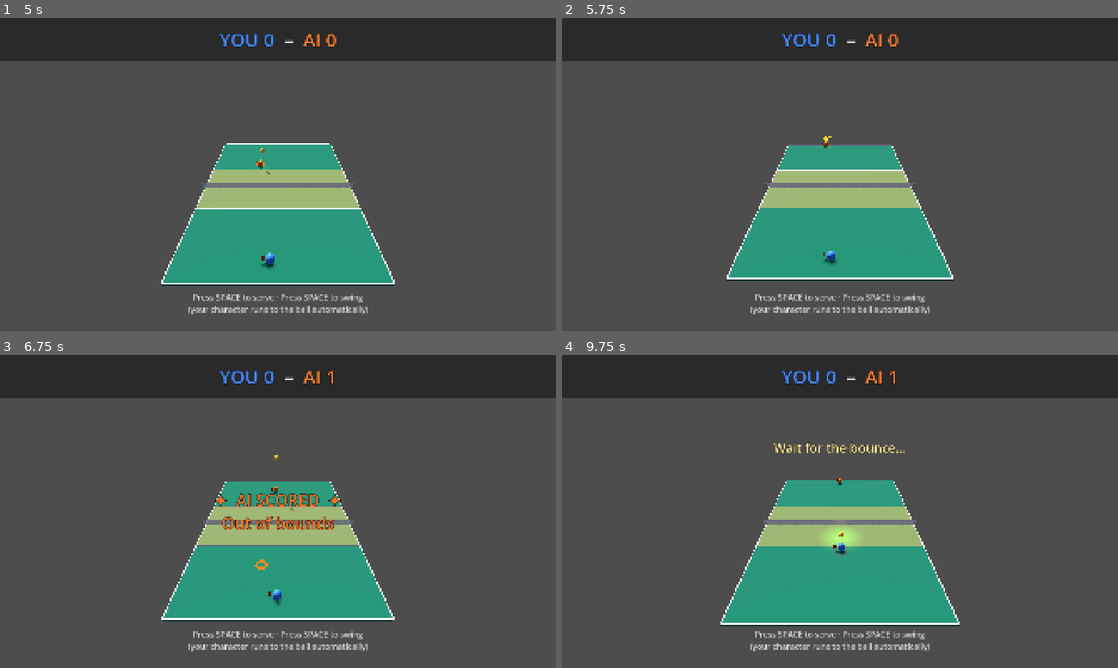
Above: before the commit, frames 1-4 (two rows, left to right).
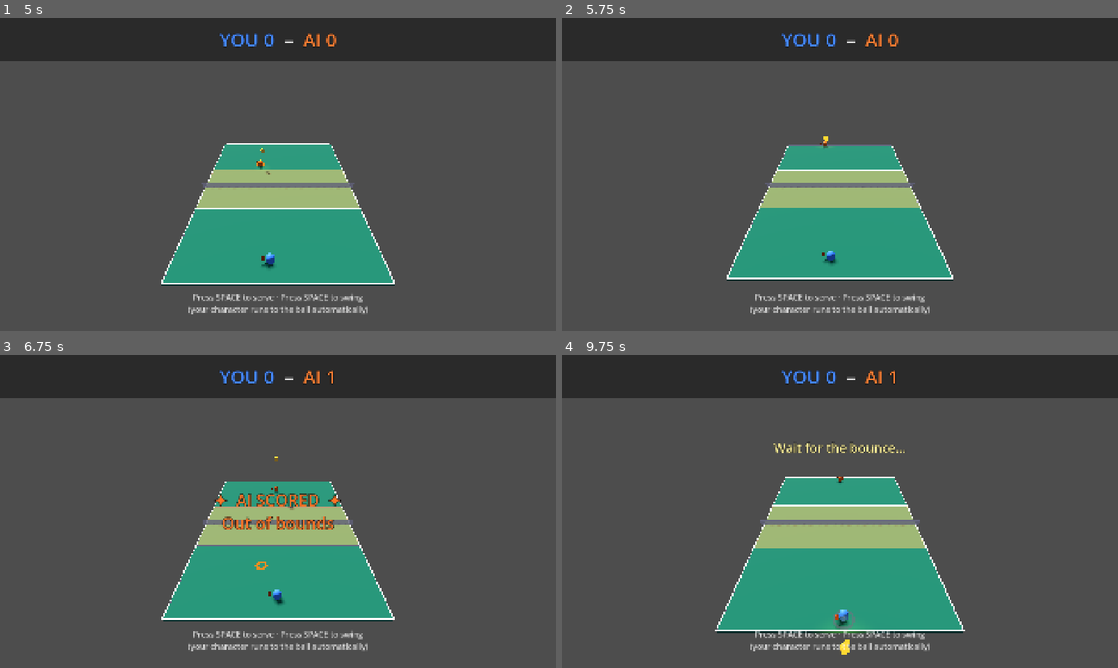
Above: after the commit, the same moments.

Repository: altafhssn/pickleball
Game: Godot game, scene res://scenes/Main.tscn
Same seed, same stepped clock (60 frames per second), same inputs: the game is played once before the commit and once after it.
Inputs (mouse positions are in pixels of both pictures, inside the frame that each line leads up to):
- Up to frame 1 (5 s): click "▲" at 0.5 s; click "◀" at 1.25 s; click "▶" at 2 s; click "▼" at 2.75 s; click "▶ Quick Match" at 3.5 s; tap Space at 4.25, 4.52 s; move the mouse to (400, 158) at 4.27 s; click (400, 158) at 4.42 s
- Up to frame 2 (5.75 s): tap Space at 5 s; drag from (728, 190) to (812, 237) at 5.02 s
- Up to frame 3 (6.75 s): tap Space at 5.75, 6.5 s; move the mouse to (333, 442) at 5.77 s; click (333, 442) at 5.92 s; drag from (250, 574) to (111, 464) at 6.52 s
- Up to frame 4 (9.75 s): tap Space at 7.25, 7.52, 8 s; move the mouse to (1006, 558) at 7.27 s; click (1006, 558) at 7.42 s; drag from (673, 464) to (756, 433) at 8.02 s; move the mouse to (867, 511) at 8.77 s; click (867, 511) at 8.92 s; drag from (756, 433) to (728, 527) at 9.52 s

Frame 1 is identical in both runs. In frame 2, less than 0.1% of the frame differs, in the area x 35-65%, y 37-78%; in frame 3, less than 0.1%; in frame 4, 3.1%, in the area x 27-73%, y 38-96%.

Commit message:
[physics] Thicken floor collision so the ball can't tunnel through
User: serves are getting flagged Out of Bounds. Cause: floor
collision shape was only 0.05 thick in y. The ball's landing speed
on a serve is ~5 m/s — at 60 Hz that's 0.083 m/frame, larger than
the floor's 0.05-thick collision. Even with continuous_cd, fast
landings could tunnel through; no body_entered → no bounce → ball
keeps falling → y drops below FLOOR_Y_LIMIT (-0.3) → OOB fires
against the server.

Floor collision is now 0.5 thick with the top at y=0 (offset down by
0.25). The visual mesh stays unchanged (0.05 thick at top). Ball can
no longer pass through.

Diff:
--- a/scenes/Gameplay/Court.tscn
+++ b/scenes/Gameplay/Court.tscn
@@ -1,7 +1,7 @@
 [gd_scene load_steps=21 format=3]
 
 [sub_resource type="BoxShape3D" id="BoxShape3D_fmb0u"]
-size = Vector3(3.0, 0.05, 4.5)
+size = Vector3(3.0, 0.5, 4.5)
 
 [sub_resource type="BoxMesh" id="BoxMesh_3cx0g"]
 size = Vector3(3.0, 0.05, 4.5)
@@ -62,6 +62,7 @@
 
 [node name="CollisionShape3D" type="CollisionShape3D" parent="Floor"]
 shape = SubResource("BoxShape3D_fmb0u")
+transform = Transform3D(1, 0, 0, 0, 1, 0, 0, 0, 1, 0, -0.25, 0)
 
 [node name="FloorMesh" type="MeshInstance3D" parent="Floor"]
 mesh = SubResource("BoxMesh_3cx0g")
